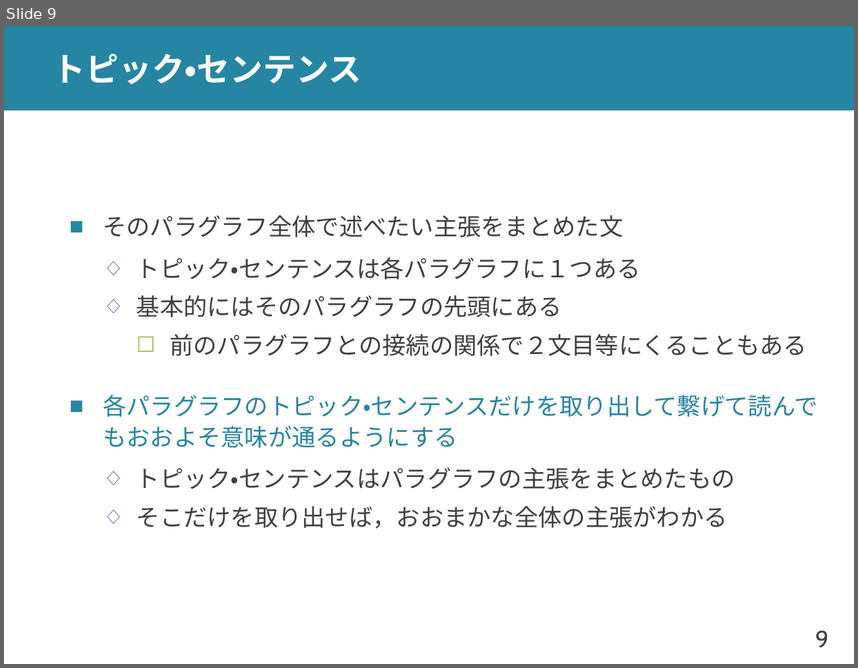
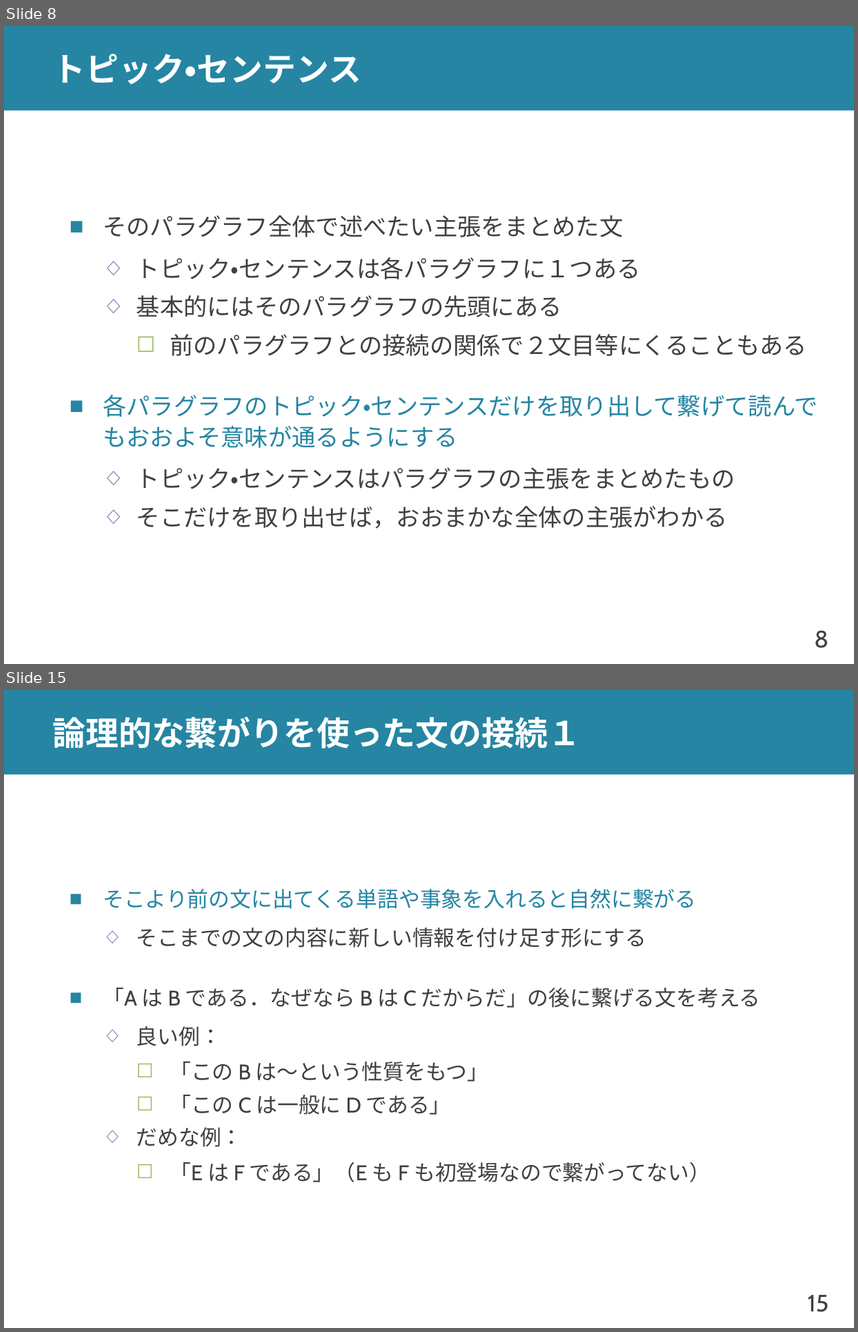
Before and after one commit to shioya-lab/how-to, a slide deck: writing.pptx. Shown one above the other, each under a label of ours: slide 9 before the commit, slides 8 and 15 after it; the slides between them are not shown. The pictures are 858x668 and 858x1332 pixels, drawn with LibreOffice and Linux fonts; fonts in the diff are those of the drawing. Boxes give left, top, right and bottom in pixels: in the first picture for what was removed or moved away, otherwise in the second. Text is boxed around its words. In the diff, an @@ line names an element or a change of style, - is before the commit and + after.

```diff
--- a/writing.pptx
+++ b/writing.pptx
@@ slide 15 added at [4, 690, 854, 1328], background #FFFFFF; not listed: 2 template elements that a slide beside it also shows @@
@@ title added at [53, 716, 582, 749], 28 pt, text #FFFFFF, bold @@
+論理的な繋がりを使った文の接続１
@@ text added at [103, 889, 761, 1182], 18 pt, text #404040 @@
+■ そこより前の文に出てくる単語や事象を入れると自然に繋がる
+  ◇ そこまでの文の内容に新しい情報を付け足す形にする
+■ 「A は B である．なぜなら B は C だからだ」の後に繋げる文を考える
+  ◇ 良い例：
+    ☐ 「この B は～という性質をもつ」
+    ☐ 「この C は一般に D である」
+  ◇ だめな例：
+    ☐ 「E は F である」（E も F も初登場なので繋がってない）
@@ what was slide 9 is now slide 8 @@
@@ page number at [814, 630, 829, 648]: text changed @@
-9
+8
```
Also in this commit, not shown: 8 slides changed, 5 other slides added, 1 slide removed.
